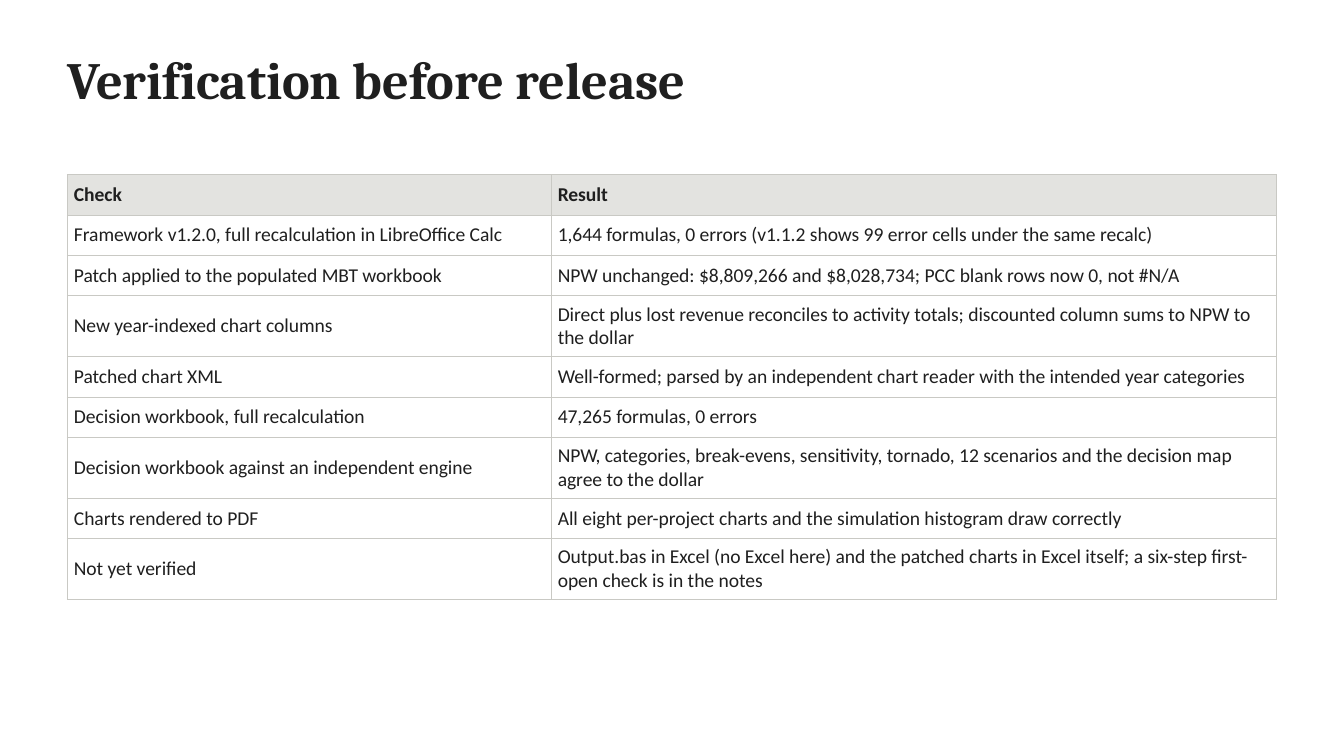
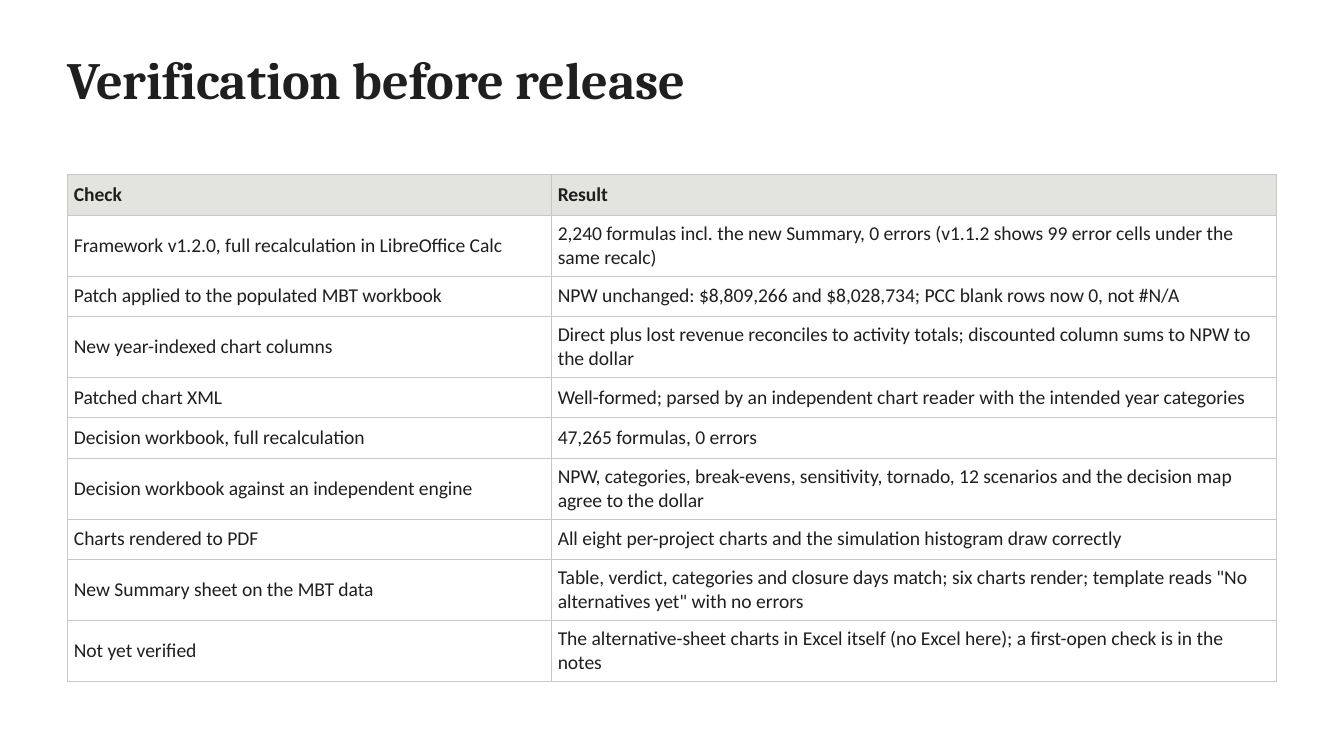
Before and after one commit to JosephD130/lcca-dashboard, a slide deck: slide 17 of tdot-lcca/TDOT_LCCA_Review_and_v1.2.0_Update.pptx (slide 16 before the commit). Drawn at 1344x756 pixels with LibreOffice and Linux fonts; fonts in the diff are those of the drawing. Boxes give left, top, right and bottom in pixels: in the first picture for what was removed or moved away, otherwise in the second. Text is boxed around its words. In the diff, an @@ line names an element or a change of style, - is before the commit and + after.

```diff
--- a/tdot-lcca/TDOT_LCCA_Review_and_v1.2.0_Update.pptx
+++ b/tdot-lcca/TDOT_LCCA_Review_and_v1.2.0_Update.pptx
@@ table at [67, 175, 1277, 673] @@
-row 2, column 2: 1,644 formulas, 0 errors (v1.1.2 shows 99 error cells under the same recalc)
+row 2, column 2: 2,240 formulas incl. the new Summary, 0 errors (v1.1.2 shows 99 error cells under the same recalc)
-row 9: Not yet verified | Output.bas in Excel (no Excel here) and the patched charts in Excel itself; a six-step first-open check is in the notes
+row 9: New Summary sheet on the MBT data | Table, verdict, categories and closure days match; six charts render; template reads "No alternatives yet" with no errors
+row 10: Not yet verified | The alternative-sheet charts in Excel itself (no Excel here); a first-open check is in the notes
```
Also in this commit, not shown: 4 other slides changed, 1 slide added, 13 other files.
